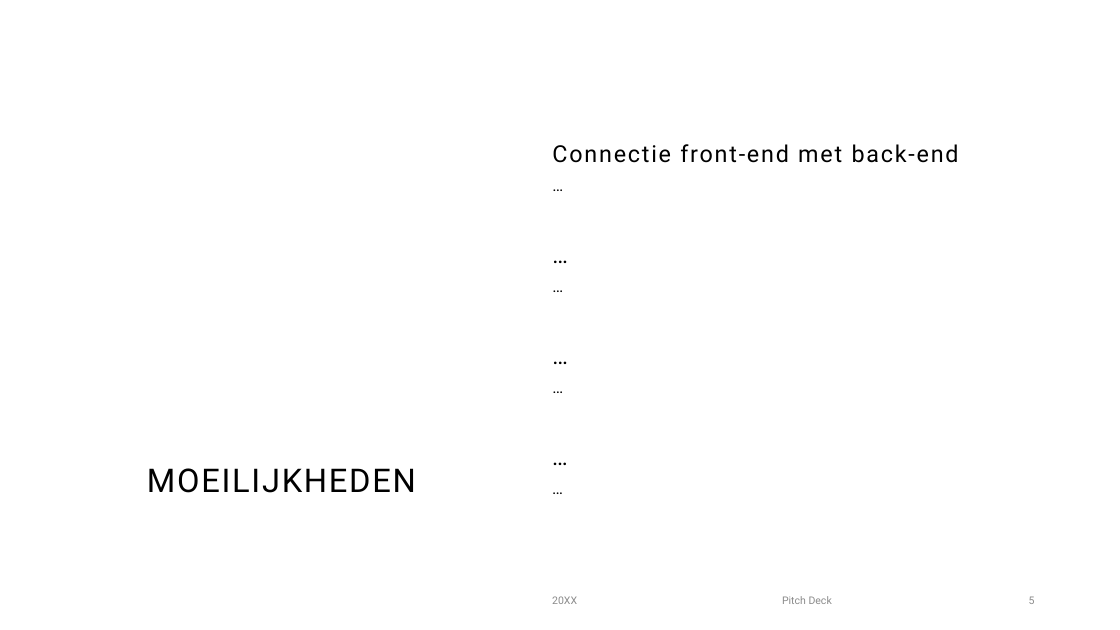
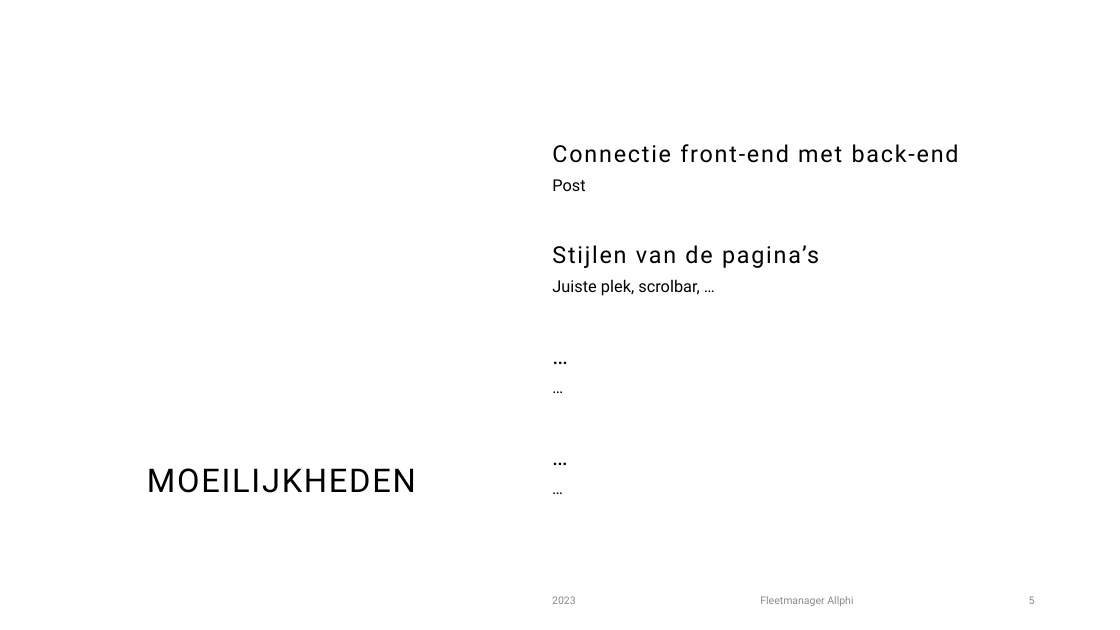
Before and after one commit to Andyke87/Groep4Fleetmanager, a slide deck: slide 5 of Fleetmanager.pptx. Drawn at 1120x630 pixels with LibreOffice and Linux fonts; fonts in the diff are those of the drawing; background and template pictures are left out. Boxes give left, top, right and bottom in pixels: in the first picture for what was removed or moved away, otherwise in the second. Text is boxed around its words. In the diff, an @@ line names an element or a change of style, - is before the commit and + after.

```diff
--- a/Fleetmanager.pptx
+++ b/Fleetmanager.pptx
@@ text at (552, 179, 585, 191): text changed @@
-…
+Post
@@ text at (552, 245, 819, 268): text changed @@
-…
+Stijlen van de pagina’s
@@ text at (552, 279, 700, 296): text changed @@
-…
+Juiste plek, scrolbar, …
@@ text at (552, 596, 576, 604): text changed @@
-20XX
+2023
@@ text at (760, 596, 853, 606): text changed @@
-Pitch Deck
+Fleetmanager Allphi
```
Also in this commit, not shown: 5 other slides changed, 1 slide added, 1 slide removed.
